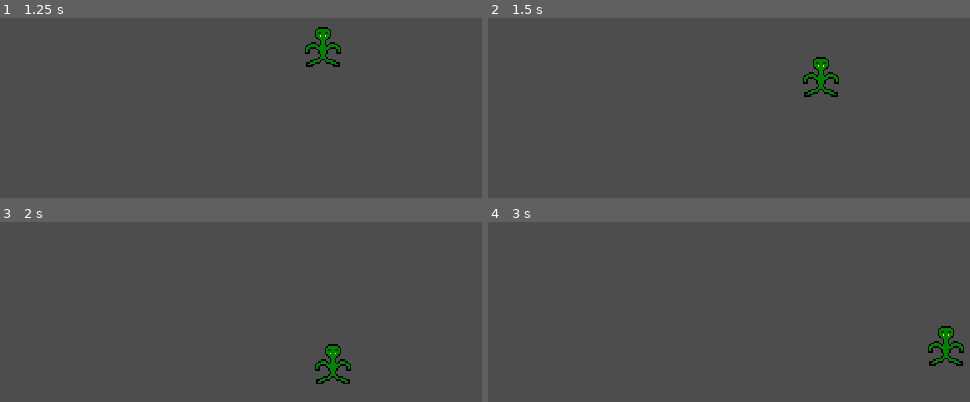
Above: before the commit, frames 1-4 (two rows, left to right).
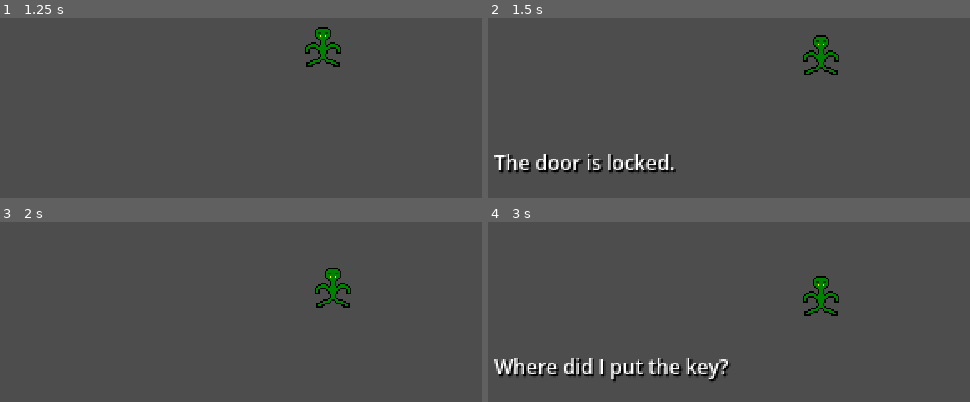
Above: after the commit, the same moments.

Repository: shadraps/language-game
Game: Godot game, scene res://scenes/playground.tscn
The game is run twice, just before and just after one commit, with the same random seed, the same clock (stepped at 60 frames per second) and the same inputs.
Inputs:
- Up to frame 1 (1.25 s): tap Enter (ui_accept) at 0.5 s; hold D (right) from 0.53 s (still down); hold Enter (ui_accept) from 0.53 s (still down)
- Up to frame 2 (1.5 s): release D (right) at 1.28 s; release Enter (ui_accept) at 1.28 s; hold Down (down) from 1.28 s (still down); tap Enter (ui_accept) at 1.35 s
- Up to frame 3 (2 s): keep holding Down (down); tap Enter (ui_accept) at 1.52, 1.82 s
- Up to frame 4 (3 s): release Down (down) at 2.03 s; hold D (right) 2.03-2.78 s; hold Enter (ui_accept) 2.03-2.78 s; hold Up (up) from 2.78 s (still down); tap Enter (ui_accept) at 2.85 s

Frame 1 is identical in both runs. In frame 2, 3.4% of the frame differs, in the area x 1-73%, y 9-86%; in frame 3, 1.6%; in frame 4, 4.4%, in the area x 1-99%, y 30-89%.

Commit message:
test dialog system

Diff:
--- /dev/null
+++ b/language-game/dialog/test_dialog.json
@@ -0,0 +1,13 @@
+{
+	"door": [
+		"The door is locked.",
+		"Where did I put the key?"
+	],
+	"pictures": [
+		"Pictures of places that I have visited.",
+		"I used to do a lot of traveling."
+	],
+	"bookcase": [
+		"A dead plant and unread books."
+	]
+}
--- /dev/null
+++ b/language-game/nodes/dialog_area.tscn
@@ -0,0 +1,17 @@
+[gd_scene format=3 uid="uid://ckfrxcdqf25ja"]
+
+[ext_resource type="Script" uid="uid://7yxtxrbnwc8k" path="res://scripts/dialog/dialog_area.gd" id="1_7l031"]
+
+[sub_resource type="RectangleShape2D" id="RectangleShape2D_7l031"]
+
+[node name="DialogArea" type="Area2D" unique_id=832969680]
+process_mode = 3
+collision_layer = 0
+collision_mask = 2
+script = ExtResource("1_7l031")
+
+[node name="CollisionShape2D" type="CollisionShape2D" parent="." unique_id=2094288485]
+shape = SubResource("RectangleShape2D_7l031")
+
+[connection signal="area_entered" from="." to="." method="_on_area_entered"]
+[connection signal="area_exited" from="." to="." method="_on_area_exited"]
--- /dev/null
+++ b/language-game/nodes/dialog_player.tscn
@@ -0,0 +1,24 @@
+[gd_scene format=3 uid="uid://ct21gw2ogrs2b"]
+
+[ext_resource type="Script" uid="uid://bge82p83wh3vh" path="res://scripts/dialog/dialog_player.gd" id="1_pkfvy"]
+
+[node name="DialogPlayer" type="CanvasLayer" unique_id=1797860898]
+script = ExtResource("1_pkfvy")
+
+[node name="Background" type="TextureRect" parent="." unique_id=1314980279]
+offset_left = 122.0
+offset_top = 196.0
+offset_right = 348.0
+offset_bottom = 253.0
+
+[node name="TextLabel" type="Label" parent="." unique_id=719694160]
+process_mode = 3
+custom_minimum_size = Vector2(200, 50)
+custom_maximum_size = Vector2(200, 50)
+offset_left = 122.0
+offset_top = 196.0
+offset_right = 322.0
+offset_bottom = 246.0
+theme_override_colors/font_shadow_color = Color(0, 0, 0, 1)
+theme_override_font_sizes/font_size = 12
+autowrap_mode = 2
--- a/language-game/nodes/player.tscn
+++ b/language-game/nodes/player.tscn
@@ -8,6 +8,9 @@
 
 [sub_resource type="CircleShape2D" id="CircleShape2D_3se44"]
 radius = 13.038404
+
+[sub_resource type="CircleShape2D" id="CircleShape2D_3jdc4"]
+radius = 44.011364
 
 [node name="Player" type="CharacterBody2D" unique_id=1211654961]
 script = ExtResource("1_bms3g")
@@ -27,3 +30,10 @@
 
 [node name="Walk" type="Node" parent="StateMachine" unique_id=1139135848]
 script = ExtResource("5_7lbay")
+
+[node name="DialogInteractionArea" type="Area2D" parent="." unique_id=780083867]
+collision_layer = 2
+collision_mask = 2
+
+[node name="CollisionShape2D" type="CollisionShape2D" parent="DialogInteractionArea" unique_id=1469046173]
+shape = SubResource("CircleShape2D_3jdc4")
--- a/language-game/project.godot
+++ b/language-game/project.godot
@@ -14,6 +14,10 @@
 run/main_scene="res://scenes/playground.tscn"
 config/features=PackedStringArray("4.7", "Forward Plus")
 config/icon="res://icon.svg"
+
+[autoload]
+
+SignalBus="*uid://cuh5q51g77cmj"
 
 [display]
 
@@ -51,6 +55,11 @@
 ]
 }
 
+[layer_names]
+
+2d_physics/layer_1="World"
+2d_physics/layer_2="Dialog"
+
 [physics]
 
 3d/physics_engine="Jolt Physics"
--- a/language-game/scenes/playground.tscn
+++ b/language-game/scenes/playground.tscn
@@ -1,8 +1,44 @@
 [gd_scene format=3 uid="uid://b0bxdg5i3n0de"]
 
 [ext_resource type="PackedScene" uid="uid://oqwbubno4dgk" path="res://nodes/player.tscn" id="1_hddm4"]
+[ext_resource type="PackedScene" uid="uid://ckfrxcdqf25ja" path="res://nodes/dialog_area.tscn" id="2_qchbg"]
+[ext_resource type="PackedScene" uid="uid://ct21gw2ogrs2b" path="res://nodes/dialog_player.tscn" id="3_kddj0"]
+
+[sub_resource type="RectangleShape2D" id="RectangleShape2D_qchbg"]
+size = Vector2(32, 32)
 
 [node name="Playground" type="Node2D" unique_id=1981223783]
 
 [node name="CharacterBody2D" parent="." unique_id=1211654961 instance=ExtResource("1_hddm4")]
 position = Vector2(245, 139)
+
+[node name="DialogAreaDoor" parent="." unique_id=832969680 instance=ExtResource("2_qchbg")]
+position = Vector2(5, 0)
+dialog_key = "door"
+
+[node name="CollisionShape2D" parent="DialogAreaDoor" index="0" unique_id=2094288485]
+position = Vector2(324, 141)
+shape = SubResource("RectangleShape2D_qchbg")
+
+[node name="DialogAreaBookcase" parent="." unique_id=477665319 instance=ExtResource("2_qchbg")]
+position = Vector2(10, 0)
+dialog_key = "bookcase"
+
+[node name="CollisionShape2D" parent="DialogAreaBookcase" index="0" unique_id=2094288485]
+position = Vector2(236, 213)
+shape = SubResource("RectangleShape2D_qchbg")
+
+[node name="DialogAreaPictures" parent="." unique_id=768549457 instance=ExtResource("2_qchbg")]
+position = Vector2(20, 0)
+dialog_key = "pictures"
+
+[node name="CollisionShape2D" parent="DialogAreaPictures" index="0" unique_id=2094288485]
+position = Vector2(140, 144)
+shape = SubResource("RectangleShape2D_qchbg")
+
+[node name="DialogPlayer" parent="." unique_id=1797860898 instance=ExtResource("3_kddj0")]
+scene_text_file = "res://dialog/test_dialog.json"
+
+[editable path="DialogAreaDoor"]
+[editable path="DialogAreaBookcase"]
+[editable path="DialogAreaPictures"]
--- /dev/null
+++ b/language-game/scripts/dialog/dialog_area.gd
@@ -0,0 +1,16 @@
+extends Area2D
+
+@export var dialog_key: String = ""
+var area_active: bool = false
+
+func _input(event: InputEvent):
+	if area_active and event.is_action_pressed("ui_accept"):
+		SignalBus.emit_signal("display_dialog", dialog_key)
+
+func _on_area_entered(area: Area2D) -> void:
+	area_active = true
+	print('dialog entered')
+
+func _on_area_exited(area: Area2D) -> void:
+	area_active = false
+	print('dialog exited')
--- /dev/null
+++ b/language-game/scripts/dialog/dialog_player.gd
@@ -0,0 +1,52 @@
+extends CanvasLayer
+
+@export_file var scene_text_file
+
+var scene_text = {}
+var selected_text = []
+var in_progress = false
+
+@onready var background: TextureRect = $Background
+@onready var text_label: Label = $TextLabel
+
+func _ready():
+	background.visible = false
+	scene_text = load_scene_text()
+	SignalBus.connect("display_dialog", on_display_dialog)
+
+func load_scene_text() -> Dictionary:
+	var file = FileAccess.open(scene_text_file, FileAccess.READ)
+	var content = file.get_as_text()
+
+	var json = JSON.new()
+	var error = json.parse(content)
+	if error == OK:
+		return json.data
+	else:
+		print("JSON Parse Error: ", json.get_error_message())
+		return {}
+
+func show_text():
+	text_label.text = selected_text.pop_front()
+
+func next_line():
+	if selected_text.size() > 0:
+		show_text()
+	else:
+		finish()
+
+func finish():
+	text_label.text = ""
+	background.visible = false
+	in_progress = false
+	get_tree().paused = false
+
+func on_display_dialog(text_key):
+	if in_progress:
+		next_line()
+	else:
+		get_tree().paused = true
+		background.visible = true
+		in_progress = true
+		selected_text = scene_text[text_key].duplicate()
+		show_text()
--- /dev/null
+++ b/language-game/scripts/singletons/signal_bus.gd
@@ -0,0 +1,3 @@
+extends Node
+
+signal display_dialog(text_key)
Not shown, added: language-game/scripts/dialog/dialog_area.gd.uid
Not shown, added: language-game/scripts/dialog/dialog_player.gd.uid
Not shown, added: language-game/scripts/singletons/signal_bus.gd.uid
